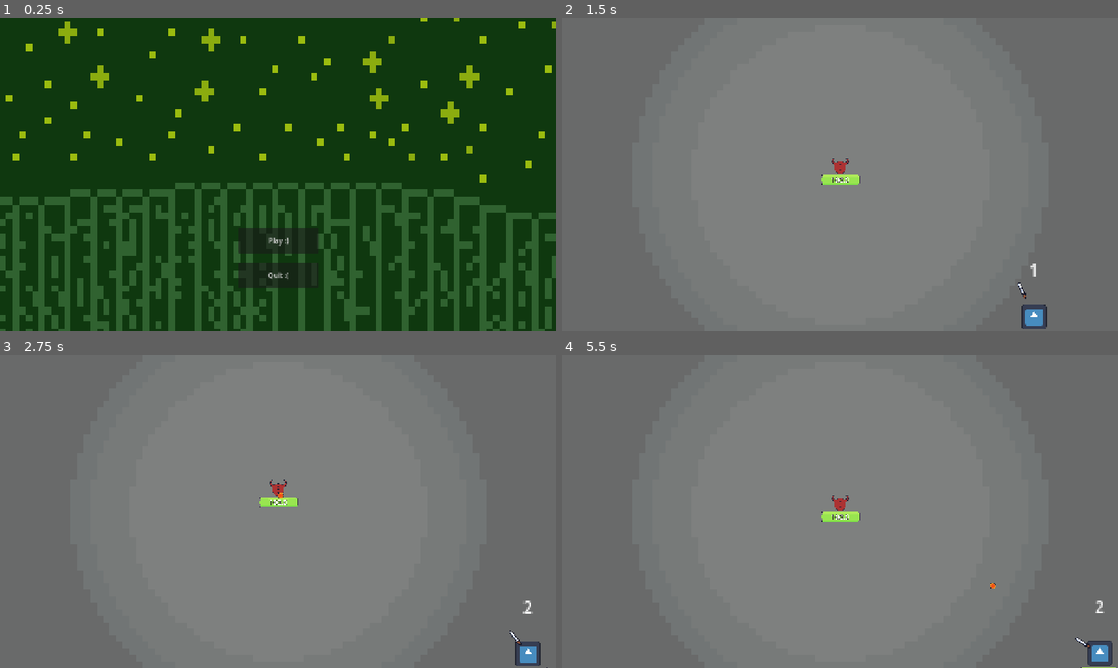
Above: before the commit, frames 1-4 (two rows, left to right).
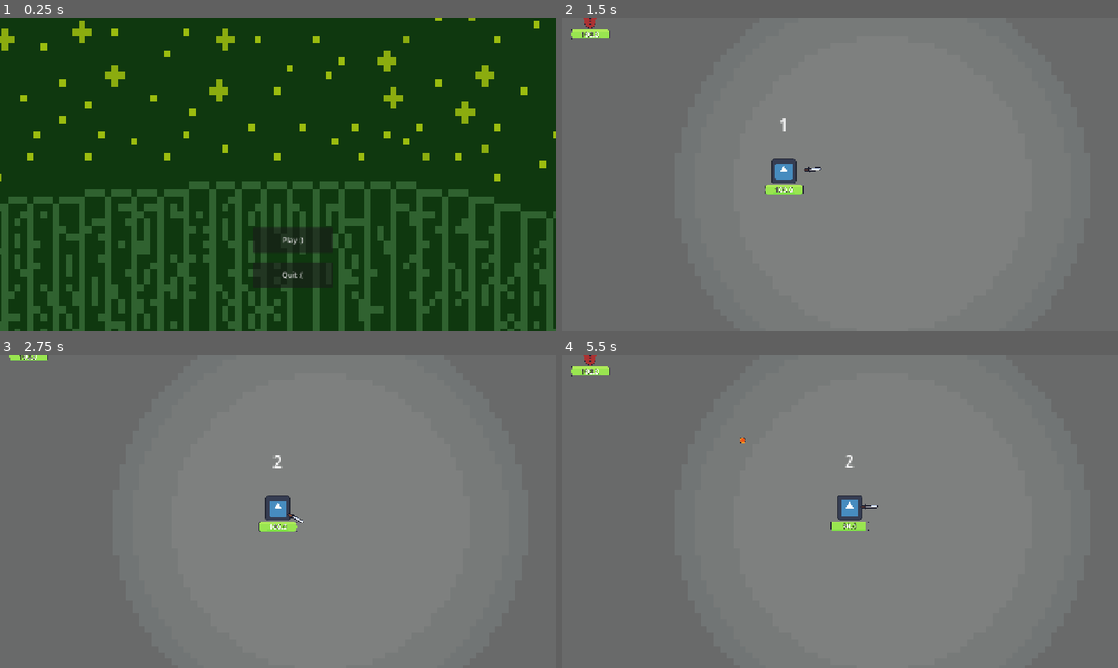
Above: after the commit, the same moments.

Repository: Darkcitrus/darkspracticegame-main
Game: Godot game, scene res://scenes/TestingArea.tscn
Two runs of this game, one before a commit and one after it. Both use one fixed random seed, a clock stepped at 60 frames per second and the inputs below. The engine's default icon, where the game draws it, is replaced by a stand-in: a white triangle on a blue panel in a dark square.
Inputs (mouse positions are in pixels of both pictures, inside the frame that each line leads up to):
- Up to frame 1 (0.25 s): no input
- Up to frame 2 (1.5 s): click "Play :)" at 0.5 s; tap Enter at 1.25 s; move the mouse to (962, 158) at 1.27 s; hold Right (ui_right) from 1.28 s (still down); tap Shift (dash) at 1.35 s; click (962, 158) at 1.42 s
- Up to frame 3 (2.75 s): tap Space (ui_select) at 1.52 s; release Right (ui_right) at 2 s; drag from (166, 527) to (517, 639) at 2.02 s
- Up to frame 4 (5.5 s): move the mouse to (895, 442) at 2.77 s; hold Right (ui_right) 2.78-3.5 s; hold Right mouse button (right_click) 2.78-3.5 s; drag from (812, 574) to (995, 580) at 3.52 s; move the mouse to (1006, 558) at 4.27 s; hold Left (ui_left) 4.28-5 s; tap Tab at 4.35 s; tap Space (ui_select) at 4.52 s; drag from (673, 464) to (862, 505) at 5.02 s

The runs differ from the first frame. In frame 1, 27% of the frame differs, in the area x 0-100%, y 0-100%; in frame 2, 1.6%; in frame 3, 1.3%; in frame 4, 1.4%.

Commit message:
Refactor GameWorld and TestingArea scenes; update node positions, remove unused nodes, and enhance GameManager initialization logic

Diff:
--- a/game_world.tscn
+++ b/game_world.tscn
@@ -1,24 +1,17 @@
-[gd_scene load_steps=7 format=3 uid="uid://dn4hf7rryawqk"]
+[gd_scene load_steps=5 format=3 uid="uid://dn4hf7rryawqk"]
 
 [ext_resource type="PackedScene" uid="uid://bddudkfbtetv1" path="res://scenes/character_body_2d.tscn" id="1_ea1x0"]
 [ext_resource type="Script" uid="uid://cy1fm8fm0sxwu" path="res://scripts/camera_enforcer.gd" id="2_b7eqr"]
 [ext_resource type="PackedScene" uid="uid://d3mu8vdkubyp8" path="res://scenes/dummy_manager.tscn" id="2_e08lw"]
-[ext_resource type="PackedScene" uid="uid://bmoasy0v3are7" path="res://game_manager.tscn" id="2_mcbma"]
-[ext_resource type="PackedScene" uid="uid://o888u5fliew8" path="res://scenes/world_border.tscn" id="3_e3xe6"]
 [ext_resource type="Script" uid="uid://cbs4j5p05xi2p" path="res://scripts/player_debug.gd" id="4_dw3vo"]
 
 [node name="GameWorld" type="Node2D"]
 script = ExtResource("2_b7eqr")
 
-[node name="GameManager" parent="." instance=ExtResource("2_mcbma")]
-
-[node name="Camera2D" type="Camera2D" parent="." groups=["UI"]]
-process_callback = 0
-editor_draw_limits = true
-
 [node name="Player" parent="." instance=ExtResource("1_ea1x0")]
 texture_filter = 5
-scale = Vector2(1, 1)
+position = Vector2(334, 359)
+scale = Vector2(0.45, 0.45)
 
 [node name="DodgeRecovery" parent="Player" index="9"]
 one_shot = false
@@ -27,25 +20,8 @@
 script = ExtResource("4_dw3vo")
 
 [node name="Dummy Manager" parent="." instance=ExtResource("2_e08lw")]
-visible = false
-
-[node name="World Border" parent="." groups=["World"] instance=ExtResource("3_e3xe6")]
-visible = false
-
-[node name="CollisionShape2D2" parent="World Border" index="0"]
-position = Vector2(0, -542)
-
-[node name="CollisionShape2D3" parent="World Border" index="1"]
-position = Vector2(0, 542)
-
-[node name="CollisionShape2D" parent="World Border" index="2"]
-position = Vector2(-960, 0)
-
-[node name="CollisionShape2D4" parent="World Border" index="3"]
-position = Vector2(959, 0)
 
 [editable path="Player"]
 [editable path="Dummy Manager"]
 [editable path="Dummy Manager/Dummy"]
 [editable path="Dummy Manager/Dummy/Selector"]
-[editable path="World Border"]
--- a/scenes/TestingArea.tscn
+++ b/scenes/TestingArea.tscn
@@ -12,9 +12,8 @@
 script = ExtResource("1_4nlp4")
 
 [node name="DebugLogger" type="Node2D" parent="."]
+position = Vector2(673, 359)
 script = ExtResource("2_uxidc")
-
-[node name="Camera2D" type="Camera2D" parent="."]
 
 [node name="Background" type="Sprite2D" parent="." groups=["World"]]
 show_behind_parent = true
@@ -22,16 +21,18 @@
 visibility_layer = 15
 z_index = -10
 texture_filter = 1
+position = Vector2(673, 359)
 scale = Vector2(1.49297, 1.49583)
 texture = ExtResource("9_led6v")
 
 [node name="Menu" type="Node2D" parent="." groups=["UI"]]
+position = Vector2(673, 359)
 script = ExtResource("2_pkncg")
 
 [node name="MenuBG" type="Sprite2D" parent="Menu"]
 z_index = 2
 texture_filter = 1
-position = Vector2(6.10352e-05, 3.05176e-05)
+position = Vector2(0.499207, -0.49884)
 scale = Vector2(1.911, 2.154)
 texture = ExtResource("3_e11ah")
 
@@ -44,6 +45,7 @@
 offset_bottom = 261.0
 text = "Quit :("
 script = ExtResource("4_4yquy")
+metadata/_edit_use_anchors_ = true
 
 [node name="PlayButton" type="Button" parent="Menu"]
 z_index = 2
@@ -58,3 +60,4 @@
 grow_horizontal = 2
 text = "Play :)"
 script = ExtResource("5_ob1lq")
+metadata/_edit_use_anchors_ = true
--- a/scripts/GameManager.gd
+++ b/scripts/GameManager.gd
@@ -23,12 +23,9 @@
 		logger.name = "DebugLogger"
 		get_tree().root.call_deferred("add_child", logger)
 
-	# Call deferred to ensure the scene is fully loaded
+	# Defer the call to _position_entities to ensure all nodes are ready
 	call_deferred("_position_entities")
-	get_tree().create_timer(0.1).timeout.connect(_position_entities)  # Reapply position after a short delay
-	get_tree().create_timer(0.5).timeout.connect(_position_entities)  # Final reapply to ensure correctness
-
-	print("GameManager: _ready called. Initializing center position and entities.")
+	print("GameManager: _ready called. Initialization deferred until all nodes are ready.")
 
 func _update_center_position():
 	# Calculate the center of the viewport
@@ -40,8 +37,9 @@
 
 func _position_entities():
 	print("GameManager: _position_entities called. Repositioning entities.")
-	# Position the dummy at center
-	var dummy_manager = get_node_or_null("/root/GameWorld/Dummy Manager")
+
+	# Check for Dummy Manager
+	var dummy_manager = get_node_or_null("Dummy Manager")
 	if dummy_manager:
 		print("GameManager: Found Dummy Manager.")
 		var dummy = _find_first_dummy(dummy_manager)
@@ -53,20 +51,25 @@
 	else:
 		print("GameManager: Dummy Manager not found.")
 
-	# Position the player left of center
-	var player = get_node_or_null("/root/GameWorld/Player")
+	# Check for Player
+	var player = get_node_or_null("Player")
 	if player:
 		print("GameManager: Found Player node. Positioning player.")
 		player.scale = Vector2(1, 1)  # Reset scale to avoid affecting position
+
+		# Explicitly set the player's spawn position to the center of the viewport
 		var target_pos = center_position + player_offset
 		player.global_position = target_pos
 		print("GameManager: Player positioned at:", target_pos, "with scale reset to:", player.scale)
 		print("GameManager: Player global position after positioning:", player.global_position)
+
+		# Add a deferred call to verify the player's position
+		call_deferred("_verify_player_position", player)
 	else:
 		print("GameManager: Player node not found.")
 
-	# Ensure camera is properly positioned
-	var camera = get_node_or_null("/root/GameWorld/Camera2D")
+	# Check for Camera2D
+	var camera = get_node_or_null("Camera2D")
 	if camera:
 		print("GameManager: Found Camera2D node. Positioning camera.")
 		camera.global_position = center_position
@@ -79,10 +82,16 @@
 
 func position_dummy(dummy):
 	if dummy:
-		# Use global_position for accurate placement
-		dummy.global_position = center_position
-		print("Positioned dummy at global center:", center_position)
-		print("Dummy global position after setting:", dummy.global_position)
+		# Ensure the Dummy Manager is positioned at the center of the viewport
+		var dummy_manager = dummy.get_parent()
+		if dummy_manager:
+			dummy_manager.global_position = center_position
+			print("GameManager: Positioned Dummy Manager at center:", center_position)
+
+		# Position the dummy relative to the Dummy Manager
+		dummy.position = Vector2.ZERO  # Reset local position to align with Dummy Manager
+		print("GameManager: Positioned dummy relative to Dummy Manager at:", dummy.position)
+		print("GameManager: Dummy global position after setting:", dummy.global_position)
 
 func position_player(player):
 	if player:
@@ -148,6 +157,7 @@
 
 func _verify_player_position(player):
 	if player:
+		print("GameManager: Verifying player position after deferred call. Current position:", player.global_position)
 		var viewport_center = get_viewport().get_visible_rect().size / 2
 		var expected_pos = viewport_center + player_offset
 
--- a/scripts/Player.gd
+++ b/scripts/Player.gd
@@ -115,6 +115,9 @@
 	# Ensure the player's position is not reset
 	print("Player initial position:", global_position)
 
+	# Log the player's initial position
+	print("Player: Initial position in _ready:", global_position)
+
 	# Log the player's position after initialization
 	print("Player initial position after GameManager positioning:", global_position)
 
@@ -129,6 +132,10 @@
 
 # Override the default _physics_process to handle knockback
 func _physics_process(delta):
+	# Log the player's position during physics processing
+	print("Player: _physics_process called. Current position:", global_position)
+
+	# Ensure no logic modifies the player's position here
 	# Handle knockback if active
 	if knockback_active:
 		# Apply knockback force
--- a/scripts/menu.gd
+++ b/scripts/menu.gd
@@ -21,15 +21,16 @@
 	game_world.hide()
 	print("Menu: New game world instantiated and hidden.")
 
-	# Ensure the GameManager is properly instantiated
+	# Ensure the GameManager is properly initialized
 	var game_manager = game_world.get_node_or_null("GameManager")
 	if not game_manager:
+		print("Menu: GameManager not found in GameWorld. Adding GameManager.")
 		var game_manager_scene = load("res://game_manager.tscn")
 		game_manager = game_manager_scene.instantiate()
 		game_world.add_child(game_manager)
 		print("Menu: GameManager instantiated and added to GameWorld.")
 
-	# Reposition entities after ensuring GameManager exists
+	# Call _position_entities after ensuring GameManager is fully initialized
 	if game_manager:
 		print("Menu: Found GameManager. Repositioning entities.")
 		game_manager.call_deferred("_position_entities")
--- a/scripts/player_debug.gd
+++ b/scripts/player_debug.gd
@@ -37,55 +37,13 @@
 func track_player_position():
 	var player = get_parent()
 	if player:
-		# Calculate expected position relative to dummy
-		var dummy = get_tree().get_first_node_in_group("Enemy")
-		if dummy:
-			expected_position = dummy.global_position + Vector2(-250, 0)
-		else:
-			expected_position = get_viewport().get_visible_rect().size / 2 + Vector2(-250, 0)
-
-		# Add current position to history, keep last 10 positions
-		position_history.push_front(player.global_position)
-		if position_history.size() > 10:
-			position_history.pop_back()
-
-		# Calculate distance from expected position
-		var distance = (player.global_position - expected_position).length()
-		var viewport_size = get_viewport().get_visible_rect().size
-
-		# Log detailed position info
-		print("POSITION TRACKER: Frame " + str(Engine.get_frames_drawn()))
-		print("  Current global: " + str(player.global_position))
-		print("  Expected: " + str(expected_position))
-		print("  Distance from expected: " + str(distance) + " px")
-		print("  Viewport percent: " + str(100 * distance / viewport_size.length()) + "%")
-
-		# Check for parent scale/position that might affect
-		var parent = player.get_parent()
-		if parent:
-			print("  Parent global_position: " + str(parent.global_position))
-			print("  Parent scale: " + str(parent.scale))
-
-		# Check for global transform changes
-		print("  Global transform origin: " + str(player.global_transform.origin))
-
-		# Display a clear visual warning if significantly off position
-		if distance > 5.0:
-			print("*** WARNING: Player position off by " + str(distance) + " pixels! ***")
-			print("Player position will not be corrected by player_debug.gd.")
-
-		# Log the player's scale for debugging
-		print("Player scale during tracking:", player.scale)
-
 		# Log the player's position for debugging
-		print("Player position during tracking:", player.global_position)
-		print("Expected position during tracking:", expected_position)
+		print("PlayerDebug: Tracking player position. Current global position:", player.global_position)
+		print("PlayerDebug: Expected position:", expected_position)
+		print("PlayerDebug: Distance from expected position:", (player.global_position - expected_position).length())
 
 		# Ensure this script does not modify the player's position
-		print("Player position tracking only, no corrections applied.")
-		print("PlayerDebug: Tracking player position. Current global position:", player.global_position)
-		print("PlayerDebug: Expected position:", expected_position)
-		print("PlayerDebug: Distance from expected position:", distance)
+		print("PlayerDebug: Position tracking only, no corrections applied.")
 
 func enforce_camera_and_positions():
 	# Enforce camera settings
